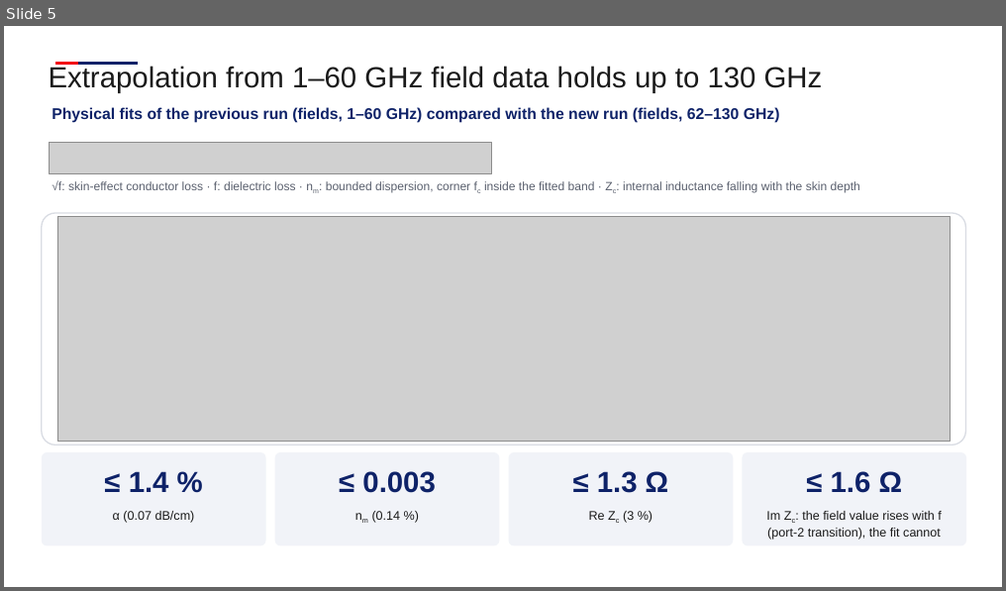
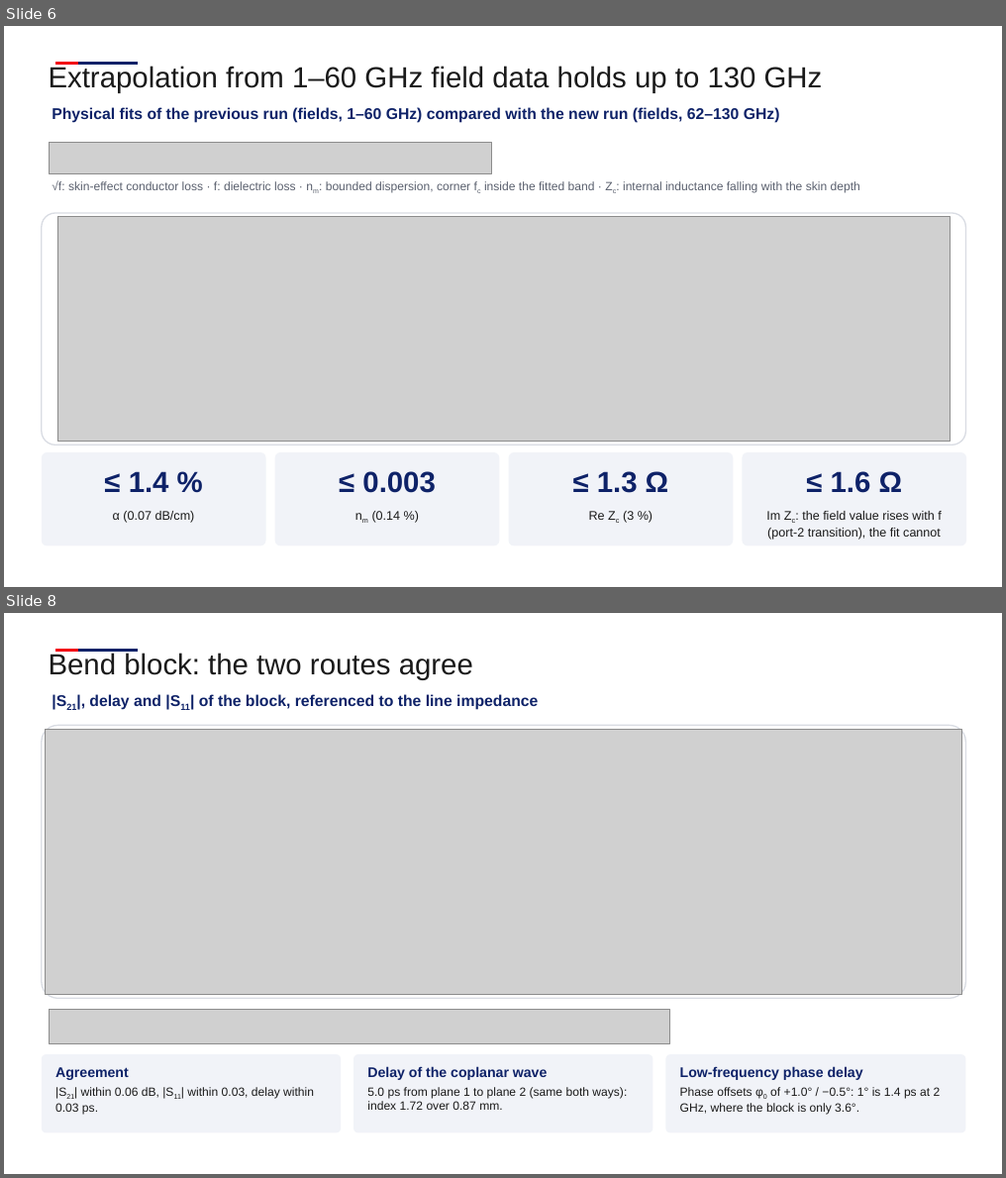
Before and after one commit to andreimuresian/claude, a slide deck: docs/cst/Equalization/Equalisation.pptx. Shown one above the other, each under a label of ours: slide 5 before the commit, slides 6 and 8 after it; the slides between them are not shown. The pictures are 1006x591 and 1006x1178 pixels, drawn with LibreOffice and Linux fonts; fonts in the diff are those of the drawing; grey boxes stand for pictures; background and template pictures are left out. Boxes give left, top, right and bottom in pixels: in the first picture for what was removed or moved away, otherwise in the second. Text is boxed around its words. In the diff, an @@ line names an element or a change of style, - is before the commit and + after.

```diff
--- a/docs/cst/Equalization/Equalisation.pptx
+++ b/docs/cst/Equalization/Equalisation.pptx
@@ slide 8 added at bbox=[4, 613, 1002, 1174], background #FFFFFF; not listed: 2 template elements that a slide beside it also shows @@
@@ text added at bbox=[49, 653, 473, 680], 28 pt, text #1A1A1A @@
+Bend block: the two routes agree
@@ text added at bbox=[89, 694, 538, 710], 15 pt, text #0E2268, bold @@
+|S21|, delay and |S11| of the block, referenced to the line impedance
@@ rounded rectangle added at bbox=[42, 725, 966, 998], fill #FFFFFF, outline #D9DCE3 1.25 pt @@
@@ picture added at bbox=[46, 730, 962, 995] @@
@@ picture added at bbox=[49, 1010, 669, 1045] @@
@@ rounded rectangle added at bbox=[42, 1055, 341, 1134], fill #F1F3F8 @@
@@ rounded rectangle added at bbox=[353, 1055, 653, 1134], fill #F1F3F8 @@
@@ rounded rectangle added at bbox=[665, 1055, 966, 1134], fill #F1F3F8 @@
@@ text added at bbox=[55, 1067, 314, 1115], 11.5 pt, text #1A1A1A @@
+Agreement
+|S21| within 0.06 dB, |S11| within 0.03, delay within 0.03 ps.
@@ text added at bbox=[367, 1066, 627, 1110], 11.5 pt, text #1A1A1A @@
+Delay of the coplanar wave
+5.0 ps from plane 1 to plane 2 (same both ways): index 1.72 over 0.87 mm.
@@ text added at bbox=[680, 1066, 941, 1115], 11.5 pt, text #1A1A1A @@
+Low-frequency phase delay
+Phase offsets φ0 of +1.0° / −0.5°: 1° is 1.4 ps at 2 GHz, where the block is only 3.6°.
@@ what was slide 5 is now slide 6 @@
```
Also in this commit, not shown: 1 slide changed, 3 other slides added, 2 slides removed, 22 other files.
